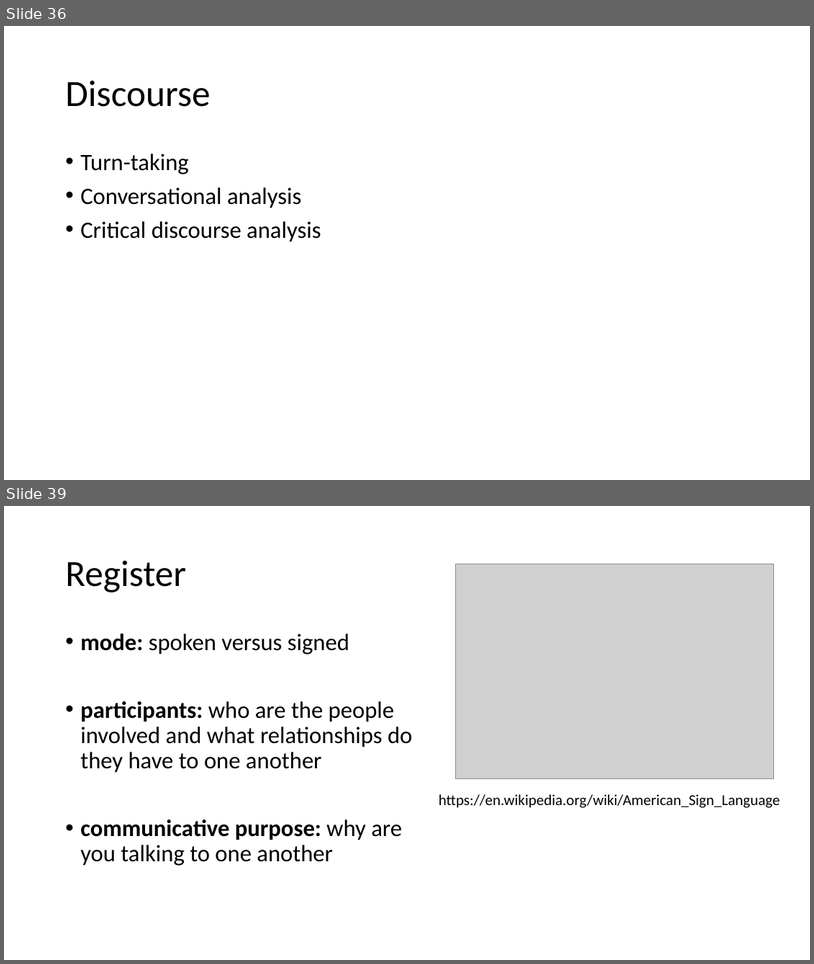
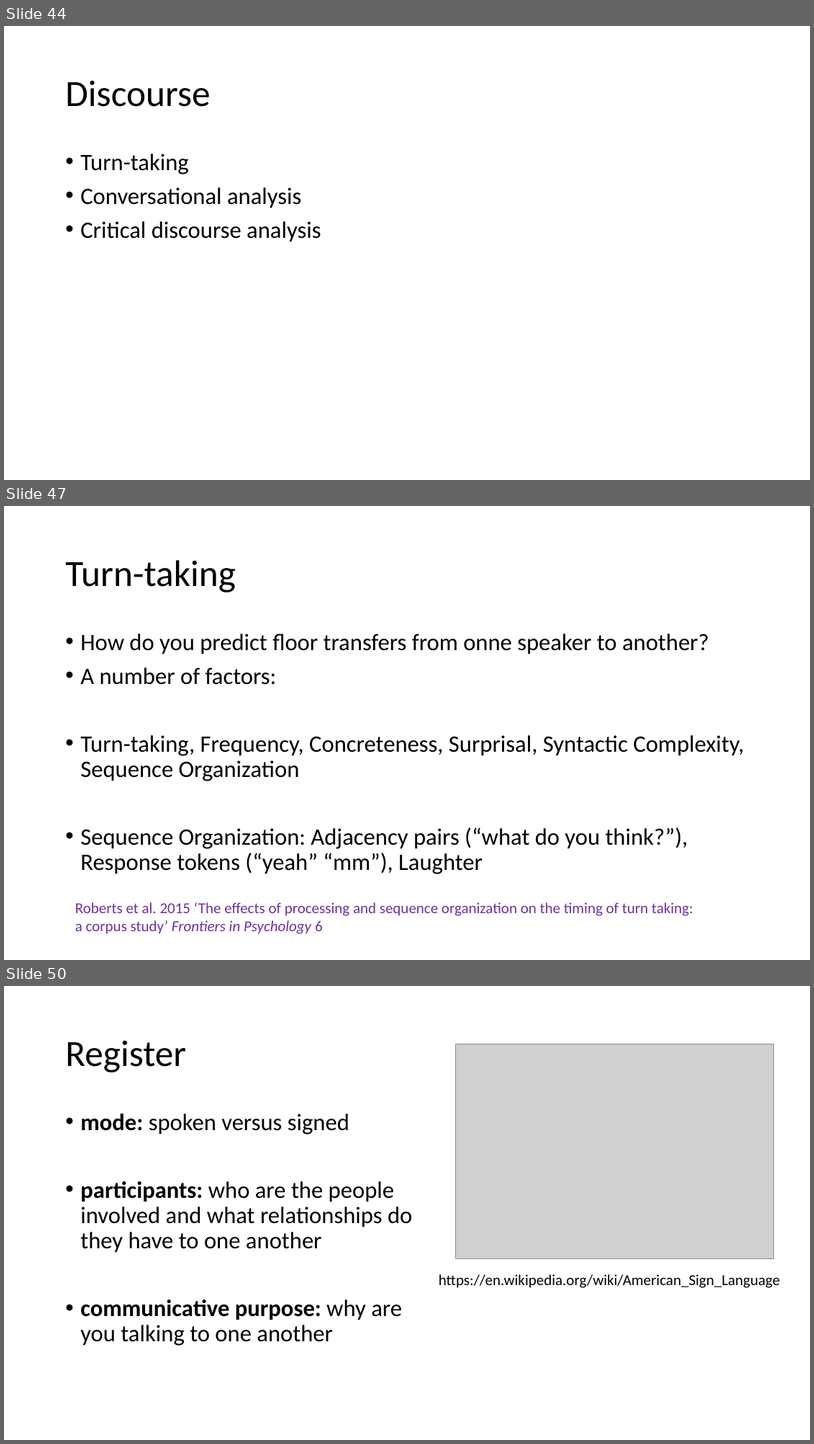
Before and after one commit to ajrtallman/Corpus_Linguistics_FSU_2023-2024, a slide deck: 03_lectures/Corpus Linguistics_2023_11_10.pptx. Shown one above the other, each under a label of ours: slides 36 and 39 before the commit, slides 44, 47 and 50 after it; the slides between them are not shown. The pictures are 814x964 and 814x1444 pixels, drawn with LibreOffice and Linux fonts; fonts in the diff are those of the drawing; grey boxes stand for pictures. Boxes give left, top, right and bottom in pixels: in the first picture for what was removed or moved away, otherwise in the second. Text is boxed around its words. In the diff, an @@ line names an element or a change of style, - is before the commit and + after.

Commit message:
corpus linguistics

```diff
--- a/03_lectures/Corpus Linguistics_2023_11_10.pptx
+++ b/03_lectures/Corpus Linguistics_2023_11_10.pptx
@@ slide 47 added at box(4, 506, 810, 960), background #FFFFFF @@
@@ title added at box(65, 560, 236, 592), 44 pt, text #000000 @@
+Turn-taking
@@ text added at box(80, 633, 744, 874), 28 pt, text #000000 @@
+• How do you predict floor transfers from onne speaker to another?
+• A number of factors:
+• Turn-taking, Frequency, Concreteness, Surprisal, Syntactic Complexity, Sequence Organization
+• Sequence Organization: Adjacency pairs (“what do you think?”), Response tokens (“yeah” “mm”), Laughter
@@ text added at box(75, 902, 694, 934), 18 pt, text #7030A0 @@
+Roberts et al. 2015 ‘The effects of processing and sequence organization on the timing of turn taking: a corpus study’ Frontiers in Psychology 6
@@ what was slide 36 is now slide 44 @@
@@ what was slide 39 is now slide 50 @@
```
Also in this commit, not shown: 5 slides changed, 10 other slides added, 4 other files.
